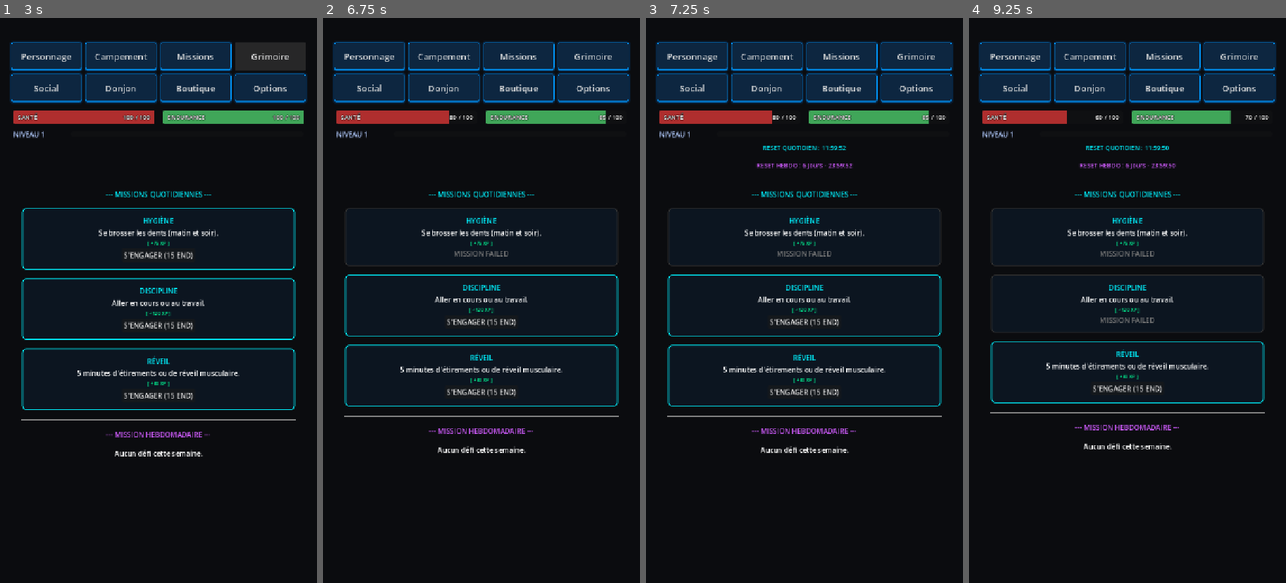
Above: before the commit, frames 1-4 (left to right).
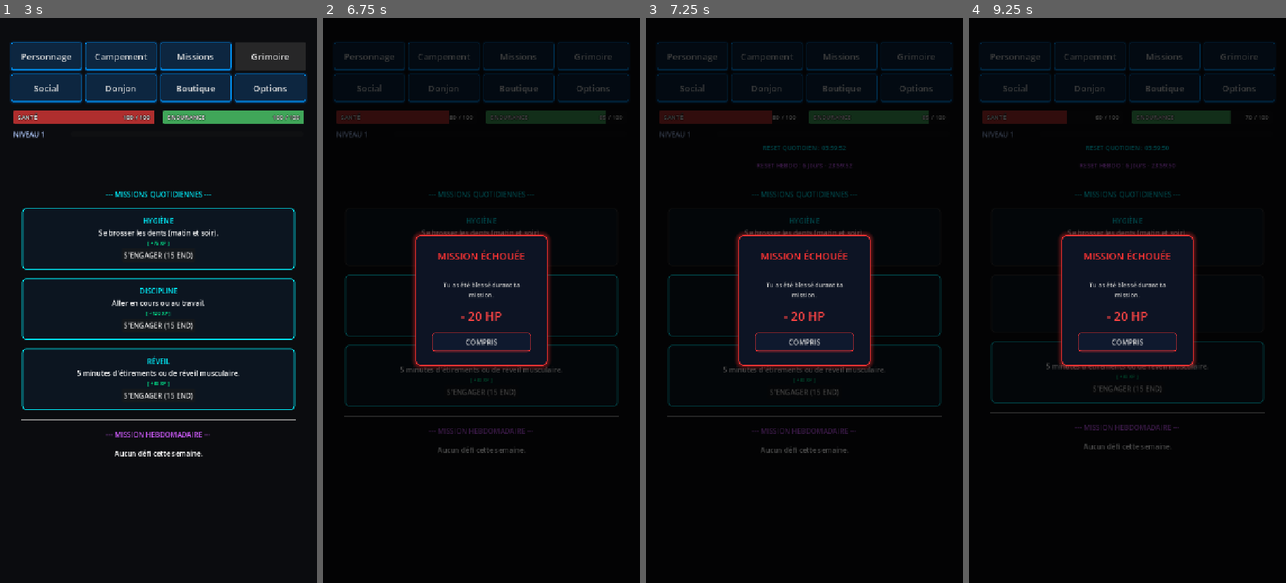
Above: after the commit, the same moments.

Repository: Argoht/Jeu
Game: Godot game, scene res://Scenes/main_scene.tscn
Same seed, same stepped clock (60 frames per second), same inputs: the game is played once before the commit and once after it. This scene is started directly instead of the project's main scene.
Inputs (mouse positions are in pixels of both pictures, inside the frame that each line leads up to):
- Up to frame 1 (3 s): click "Personnage" at 0.5 s; click "Campement" at 1.25 s; click "Missions" at 2 s; click "Grimoire" at 2.75 s
- Up to frame 2 (6.75 s): click "Social" at 3.5 s; click "Donjon" at 4.25 s; click "Boutique" at 5 s; click "S'ENGAGER (15 END)" at 5.75 s; click "ÉCHEC" at 6.5 s
- Up to frame 3 (7.25 s): no input
- Up to frame 4 (9.25 s): click (1127, 340) at 7.25 s, where only the run after the commit has a clickable "COMPRIS"; click "S'ENGAGER (15 END)" at 8 s; click "ÉCHEC" at 8.75 s

Frame 1 is identical in both runs. In frame 2, 18% of the frame differs, in the area x 3-97%, y 4-77%; in frame 3, 18%; in frame 4, 17%.

Commit message:
feat: popup échec mission + reset quotidien 4h
- GlobalEngine : signal mission_failed(hp_lost), reset_duration 43200 → 14400 (4h)
- MainScene : popup rouge "MISSION ÉCHOUÉE" avec HP perdu, bouton COMPRIS

https://claude.ai/code/session_019T2txxZBcmxeHzpZfuDRYS

Diff:
--- a/jeu/Scripts/GlobalEngine.gd
+++ b/jeu/Scripts/GlobalEngine.gd
@@ -4,6 +4,7 @@
 signal leveled_up(new_level)
 signal xp_gained(amount)
 signal mission_completed(xp_amount, stat_name, stat_amount)
+signal mission_failed(hp_lost)
 signal tab_changed(tab_name)
 
 const SAVE_PATH = "user://save_game.dat"
@@ -25,7 +26,7 @@
 var current_tab: String = "missions"
 
 # --- CYCLES DU SYSTÈME ---
-var reset_duration: float = 43200.0 # 12 heures
+var reset_duration: float = 14400.0 # 4 heures
 var time_until_reset: float = reset_duration
 
 var weekly_reset_duration: float = 604800.0 # 7 jours
@@ -204,6 +205,7 @@
 	else:
 		hp = max(0, hp - 20)
 		mission_dict["status"] = "failed"
+		mission_failed.emit(20)
 	stats_updated.emit()
 	save_game()
 
--- a/jeu/Scripts/MainScene.gd
+++ b/jeu/Scripts/MainScene.gd
@@ -21,11 +21,13 @@
 var total_pages:  int = 5
 
 # Popups
-var _lvl_popup:     Control = null
-var _mission_popup: Control = null
+var _lvl_popup:      Control = null
+var _mission_popup:  Control = null
+var _fail_popup:     Control = null
 var _lvl_num_label:    Label = null
 var _miss_xp_label:    Label = null
 var _miss_stat_label:  Label = null
+var _fail_hp_label:    Label = null
 
 # Bug corrigé : "wis" retiré (pas de nœud dédié dans la scène)
 @onready var stats_labels = {
@@ -48,13 +50,16 @@
 
 	_lvl_popup     = _build_level_up_popup()
 	_mission_popup = _build_mission_popup()
+	_fail_popup    = _build_fail_popup()
 	add_child(_lvl_popup)
 	add_child(_mission_popup)
+	add_child(_fail_popup)
 
 	if is_instance_valid(GlobalEngine):
 		GlobalEngine.stats_updated.connect(update_ui)
 		GlobalEngine.leveled_up.connect(_show_level_up)
 		GlobalEngine.mission_completed.connect(_show_mission_complete)
+		GlobalEngine.mission_failed.connect(_show_mission_fail)
 		update_ui()
 
 # ---------------------------------------------------------------------------
@@ -151,6 +156,10 @@
 	_lvl_num_label.text = "Niveau %d" % new_level
 	_lvl_popup.show()
 
+func _show_mission_fail(hp_lost: int):
+	_fail_hp_label.text = "- %d HP" % hp_lost
+	_fail_popup.show()
+
 func _show_mission_complete(xp_amount: int, stat_name: String, stat_amount: int):
 	_miss_xp_label.text = "+ %d XP" % xp_amount
 	if stat_name != "":
@@ -293,3 +302,43 @@
 
 	overlay.hide()
 	return overlay
+
+func _build_fail_popup() -> Control:
+	var parts     = _make_popup_base(Color("#ff3333"))
+	var overlay   = parts[0] as Control
+	var vbox      = parts[1] as VBoxContainer
+	var btn_style = parts[2] as StyleBoxFlat
+
+	var title = Label.new()
+	title.text = "MISSION ÉCHOUÉE"
+	title.horizontal_alignment = HORIZONTAL_ALIGNMENT_CENTER
+	title.add_theme_color_override("font_color", Color("#ff3333"))
+	title.add_theme_font_size_override("font_size", 22)
+	title.autowrap_mode = TextServer.AUTOWRAP_WORD
+	vbox.add_child(title)
+
+	vbox.add_child(HSeparator.new())
+
+	var msg = Label.new()
+	msg.text = "Tu as été blessé durant ta mission."
+	msg.horizontal_alignment = HORIZONTAL_ALIGNMENT_CENTER
+	msg.add_theme_color_override("font_color", Color(0.75, 0.75, 0.75))
+	msg.add_theme_font_size_override("font_size", 14)
+	msg.autowrap_mode = TextServer.AUTOWRAP_WORD
+	vbox.add_child(msg)
+
+	_fail_hp_label = Label.new()
+	_fail_hp_label.text = "- 20 HP"
+	_fail_hp_label.horizontal_alignment = HORIZONTAL_ALIGNMENT_CENTER
+	_fail_hp_label.add_theme_color_override("font_color", Color("#ff4444"))
+	_fail_hp_label.add_theme_font_size_override("font_size", 28)
+	vbox.add_child(_fail_hp_label)
+
+	var btn2 = Button.new()
+	btn2.text = "COMPRIS"
+	btn2.add_theme_stylebox_override("normal", btn_style)
+	btn2.pressed.connect(overlay.hide)
+	vbox.add_child(btn2)
+
+	overlay.hide()
+	return overlay
